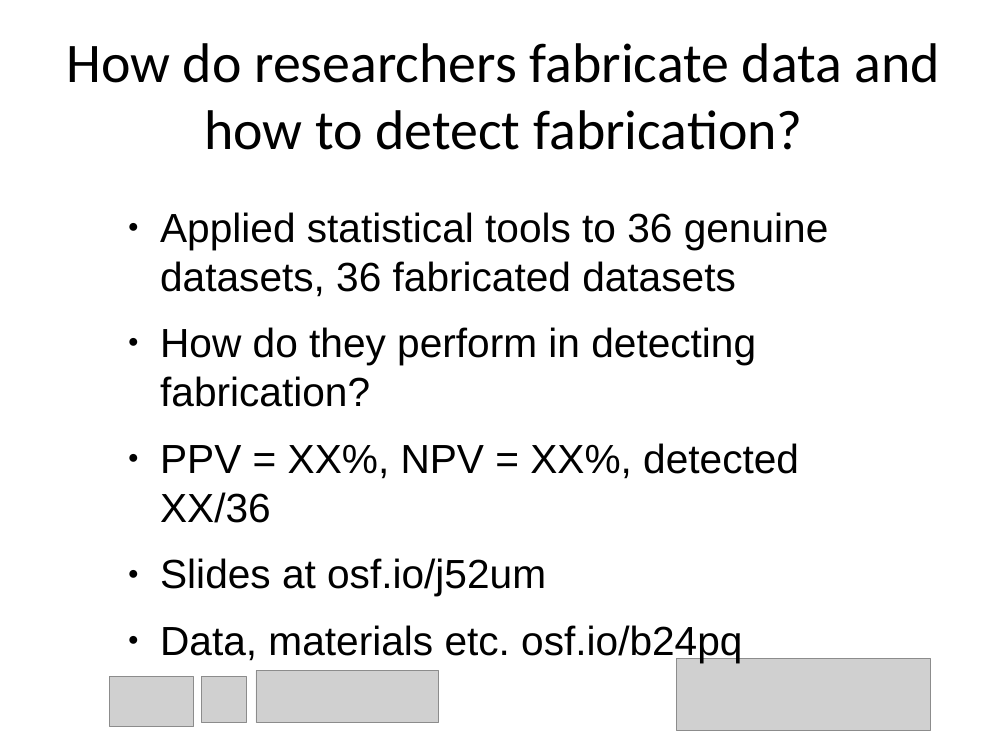
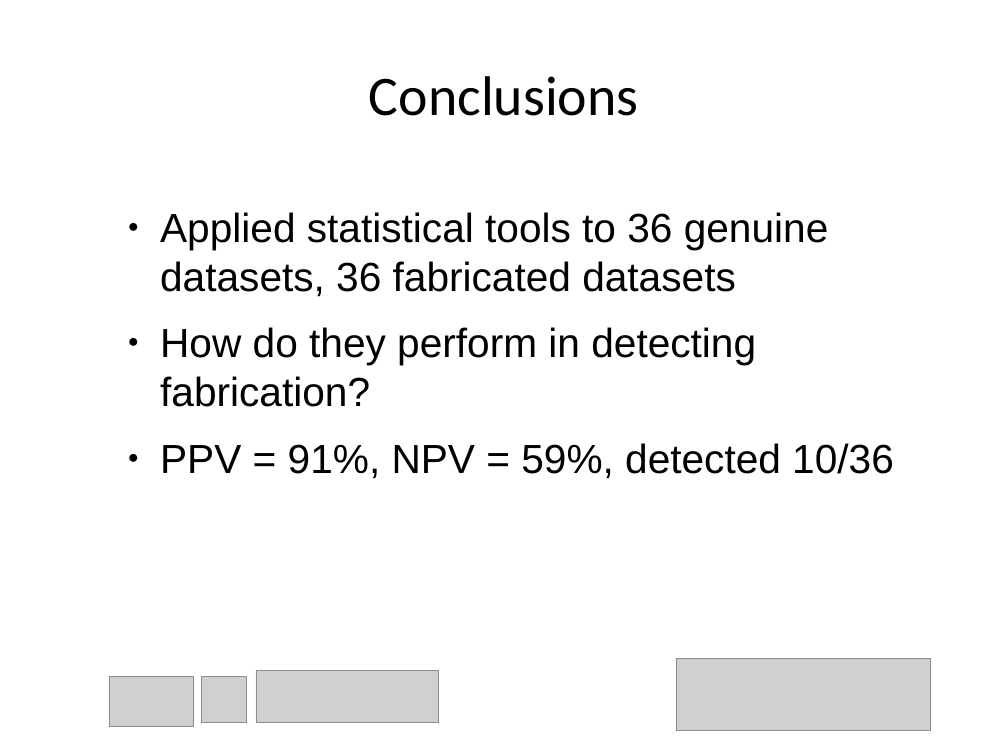
Before and after one commit to chartgerink/talks, a slide deck: slide 5 of 2015_2016/20160529 aps/how_to_detect_data_fab.odp. Drawn at 1008x756 pixels with LibreOffice and Linux fonts; fonts in the diff are those of the drawing; grey boxes stand for pictures. Boxes give left, top, right and bottom in pixels: in the first picture for what was removed or moved away, otherwise in the second. Text is boxed around its words. In the diff, an @@ line names an element or a change of style, - is before the commit and + after.

Commit message:
APS2016 talk commit, final

```diff
--- a/2015_2016/20160529 aps/how_to_detect_data_fab.odp
+++ b/2015_2016/20160529 aps/how_to_detect_data_fab.odp
@@ title at box(369, 76, 639, 116): text changed @@
-How do researchers fabricate data and how to detect fabrication?
+Conclusions
@@ text at box(160, 443, 894, 479): text changed @@
-● PPV = XX%, NPV = XX%, detected XX/36
-● Slides at osf.io/j52um
-● Data, materials etc. osf.io/b24pq
+● PPV = 91%, NPV = 59%, detected 10/36
```
Also in this commit, not shown: 16 other slides changed, 3 slides added, 3 slides removed, 1 other file.
